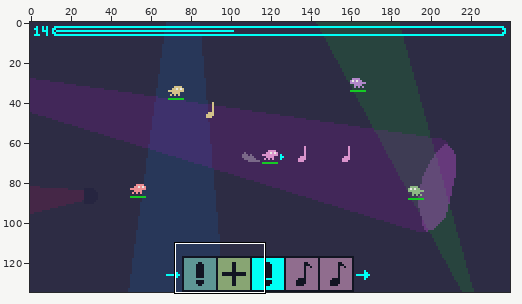
Two states of a pixel-art file, assets/mockup/pyrious.aseprite. The first picture is a wide view before the edit; the outline marks the close-up.
Close-up. Before the commit:
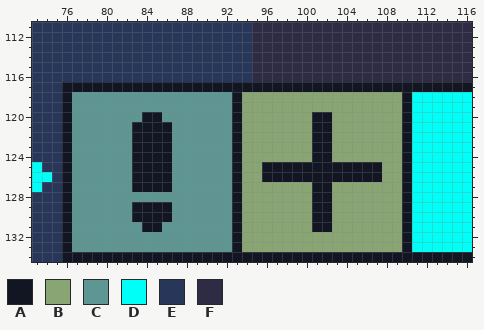
240x135 pixels, 1 frame. Shown: x 73..116, y 111..134. The commit also changed other parts of the picture, which this record leaves out.
Visible layers, top first: "Cards", "UI", "World", "Layer 6", "Layer 3", "Layer 2", "Layer 1", "Background".
Palette (. is transparent): A #121522  B #88a573  C #5e9694  D #00fff6  E #283759  F #2d2c44
Pixels before, first column x 73:
111 EEEEEEEEEEEEEEEEEEEEEEFFFFFFFFFFFFFFFFFFFFFF
112 EEEEEEEEEEEEEEEEEEEEEEFFFFFFFFFFFFFFFFFFFFFF
113 EEEEEEEEEEEEEEEEEEEEEEFFFFFFFFFFFFFFFFFFFFFF
114 EEEEEEEEEEEEEEEEEEEEEEFFFFFFFFFFFFFFFFFFFFFF
115 EEEEEEEEEEEEEEEEEEEEEEFFFFFFFFFFFFFFFFFFFFFF
116 EEEEEEEEEEEEEEEEEEEEEEFFFFFFFFFFFFFFFFFFFFFF
117 EEEAAAAAAAAAAAAAAAAAAAAAAAAAAAAAAAAAAAAAAAAA
118 EEEACCCCCCCCCCCCCCCCABBBBBBBBBBBBBBBBADDDDDD
119 EEEACCCCCCCCCCCCCCCCABBBBBBBBBBBBBBBBADDDDDD
120 EEEACCCCCCCAACCCCCCCABBBBBBBAABBBBBBBADDDDDD
121 EEEACCCCCCAAAACCCCCCABBBBBBBAABBBBBBBADDDDDD
122 EEEACCCCCCAAAACCCCCCABBBBBBBAABBBBBBBADDDDDD
123 EEEACCCCCCAAAACCCCCCABBBBBBBAABBBBBBBADDDDDD
124 EEEACCCCCCAAAACCCCCCABBBBBBBAABBBBBBBADDDDDD
125 DEEACCCCCCAAAACCCCCCABBAAAAAAAAAAAABBADDDDDD
126 DDEACCCCCCAAAACCCCCCABBAAAAAAAAAAAABBADDDDDD
127 DEEACCCCCCAAAACCCCCCABBBBBBBAABBBBBBBADDDDDD
128 EEEACCCCCCCCCCCCCCCCABBBBBBBAABBBBBBBADDDDDD
129 EEEACCCCCCAAAACCCCCCABBBBBBBAABBBBBBBADDDDDD
130 EEEACCCCCCAAAACCCCCCABBBBBBBAABBBBBBBADDDDDD
131 EEEACCCCCCCAACCCCCCCABBBBBBBAABBBBBBBADDDDDD
132 EEEACCCCCCCCCCCCCCCCABBBBBBBBBBBBBBBBADDDDDD
133 EEEACCCCCCCCCCCCCCCCABBBBBBBBBBBBBBBBADDDDDD
134 EEEAAAAAAAAAAAAAAAAAAAAAAAAAAAAAAAAAAAAAAAAA
Once edited:
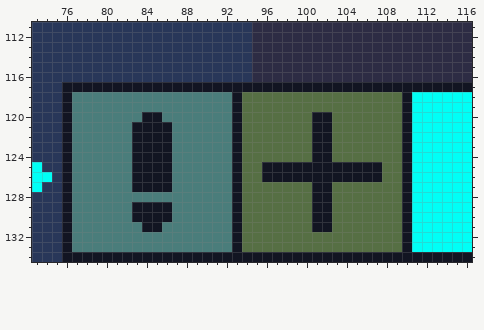
What changed:
colour B: #88a573 -> #566f44
colour C: #5e9694 -> #4a7d7b
Changed places in both close-ups, as pixel boxes (x1, y1, x2, y2):
changed: (72, 92, 402, 252)
